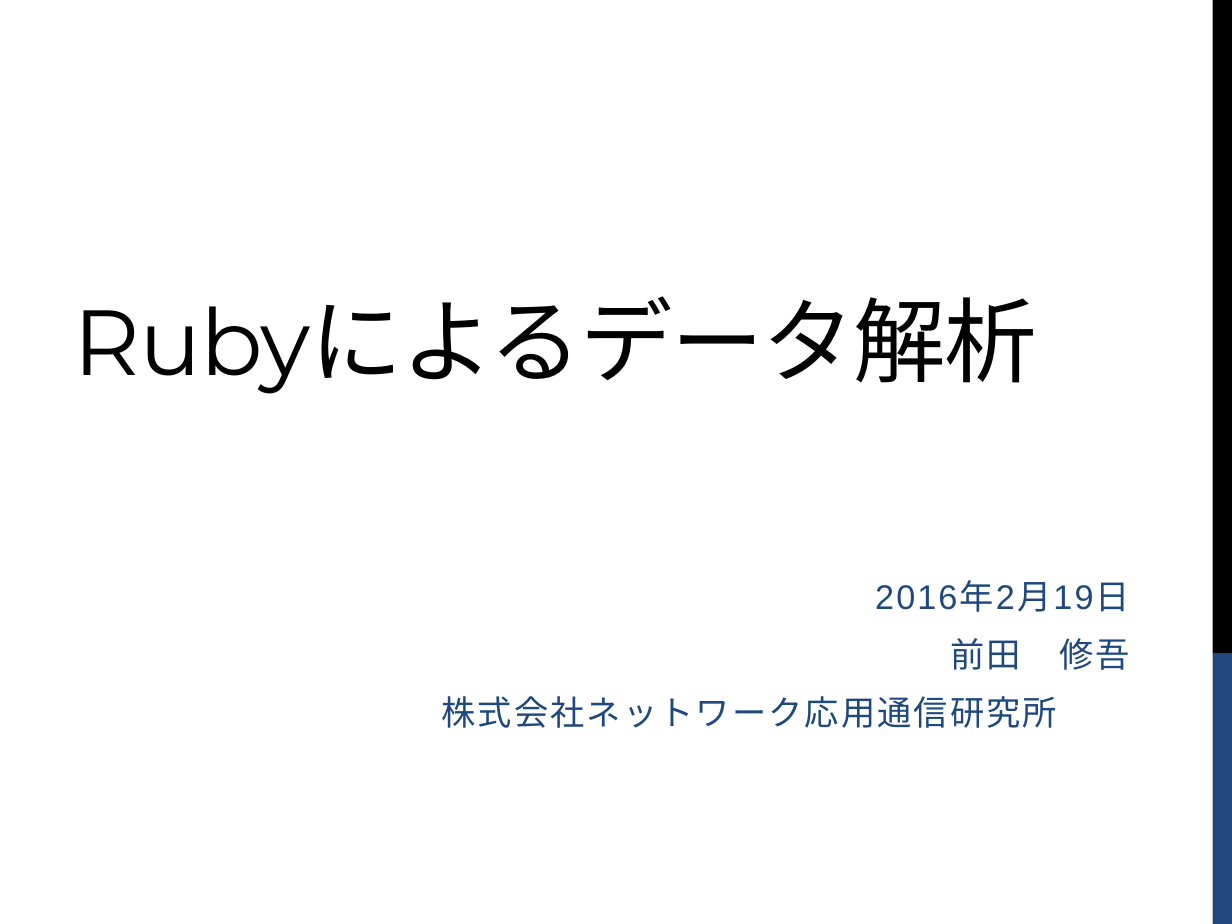
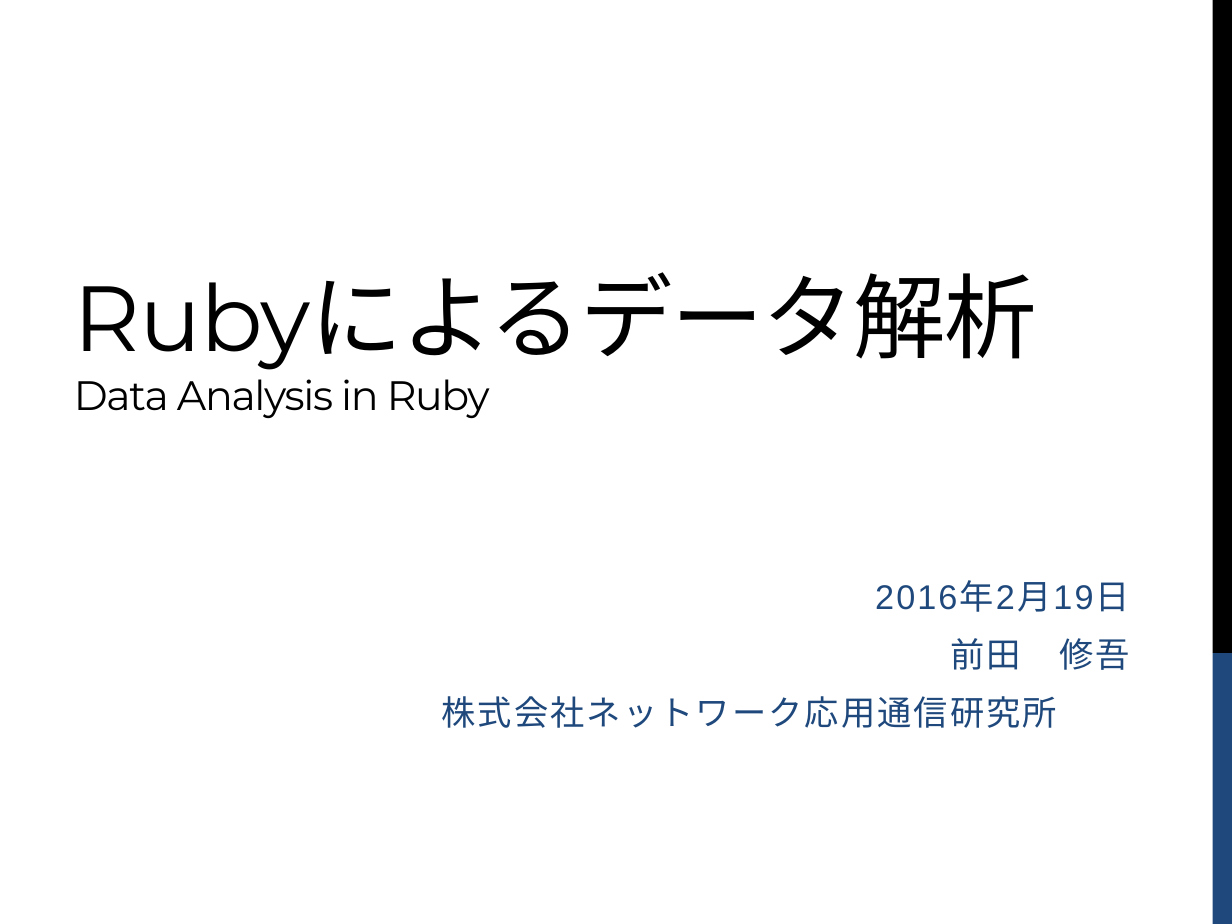
Before and after one commit to shugo/DCW2016, a slide deck: slide 1 of ruby_data_analysis.pptx. Drawn at 1232x924 pixels with LibreOffice and Linux fonts; fonts in the diff are those of the drawing; background and template pictures are left out. Boxes give left, top, right and bottom in pixels: in the first picture for what was removed or moved away, otherwise in the second. Text is boxed around its words. In the diff, an @@ line names an element or a change of style, - is before the commit and + after.

Commit message:
updated.

```diff
--- a/ruby_data_analysis.pptx
+++ b/ruby_data_analysis.pptx
@@ title at [74, 272, 1037, 418]: text changed; size 54 to 24 pt @@
-Rubyによるデータ解析
+Rubyによるデータ解析
+Data Analysis in Ruby
```
Also in this commit, not shown: 1 other slide changed, 6 slides added, 5 slides removed.
